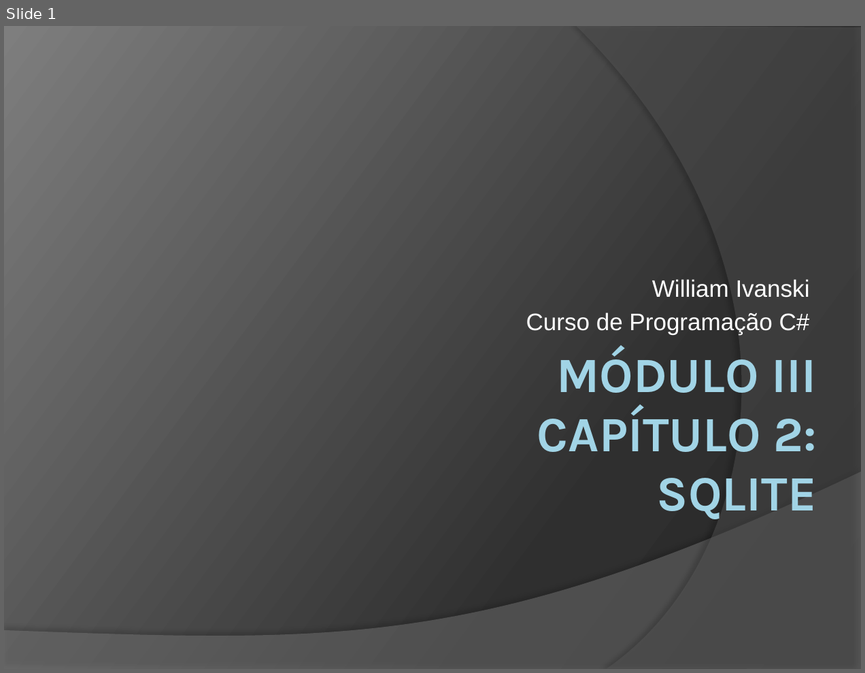
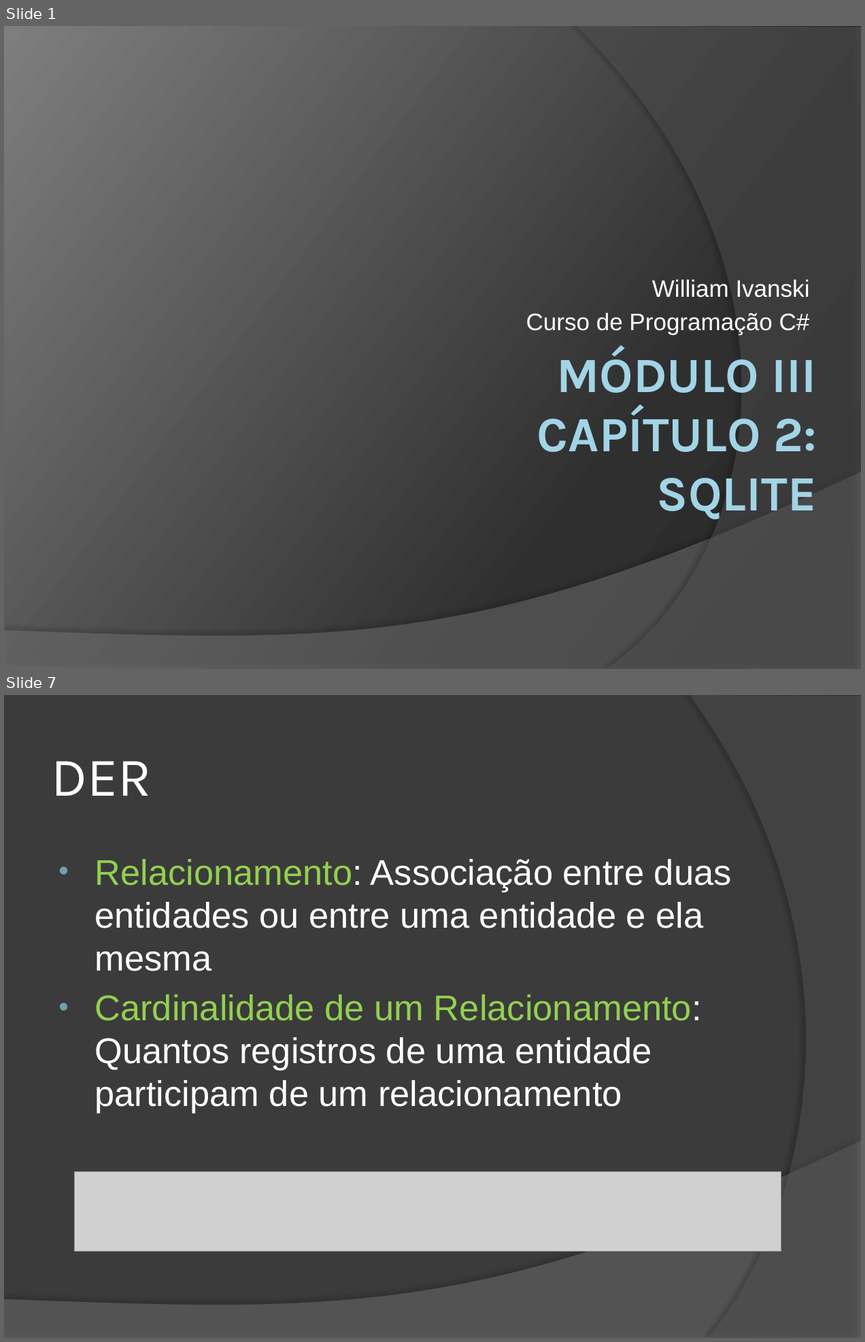
Before and after one commit to wind39/wind39.github.io, a slide deck: curso/modulo3capitulo2.pptx. Shown one above the other, each under a label of ours: slide 1 before the commit, slides 1 and 7 after it; the slides between them are not shown. The pictures are 865x673 and 865x1342 pixels, drawn with LibreOffice and Linux fonts; fonts in the diff are those of the drawing; grey boxes stand for pictures. Boxes give left, top, right and bottom in pixels: in the first picture for what was removed or moved away, otherwise in the second. Text is boxed around its words. In the diff, an @@ line names an element or a change of style, - is before the commit and + after.

```diff
--- a/curso/modulo3capitulo2.pptx
+++ b/curso/modulo3capitulo2.pptx
@@ slide 7 added at bbox=[4, 695, 861, 1338], background #3B3B3B; not listed: 1 template element that a slide beside it also shows @@
@@ freeform shape added at bbox=[689, 695, 861, 1338], fill #5E5E5E at 40% opacity @@
@@ title added at bbox=[51, 761, 151, 796], 46 pt, text #FFFFFF @@
+DER
@@ text added at bbox=[94, 859, 732, 1113], 30 pt, text #FFFFFF @@
+• Relacionamento: Associação entre duas entidades ou entre uma entidade e ela mesma
+• Cardinalidade de um Relacionamento: Quantos registros de uma entidade participam de um relacionamento
@@ picture added at bbox=[74, 1172, 781, 1251] @@
```
Also in this commit, not shown: 1 slide changed, 24 other slides added, 16 other files.
